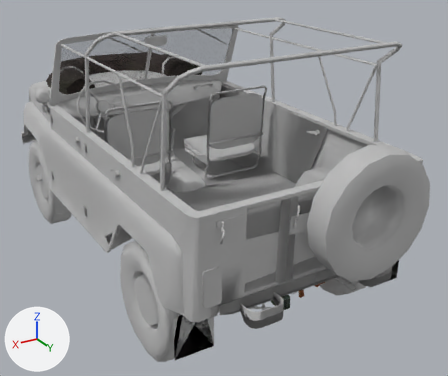
Before and after pictures for a commit that changed the OBJ model Assets/Models/car.obj.
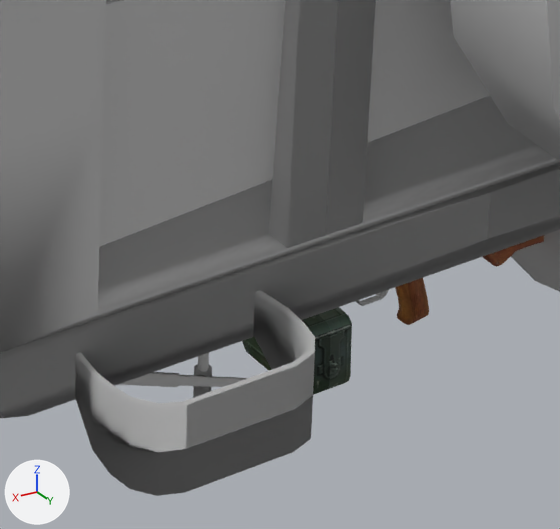
Each version appears first whole from a camera (50 mm lens) standing at (2.24, 3.17, 2.68) and looking at (-0.13, -0.79, 0.7), and next in a close-up on the part from 51% to 73% of the width and 64% to 89% of the height. Lighting does not change. The marker at lower left points along +X, +Y and +Z. Where no turn or scale is listed for an object, it has been applied to the vertices.

In view in the first close-up: 'UAZ_469_v2', 'UAZ_469_v2.001'.
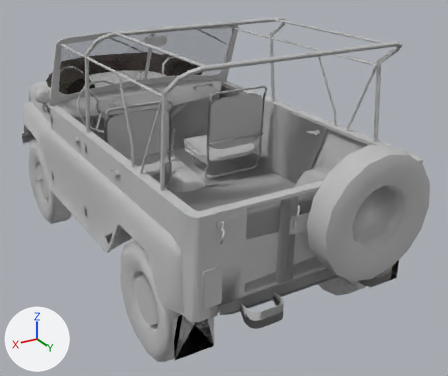
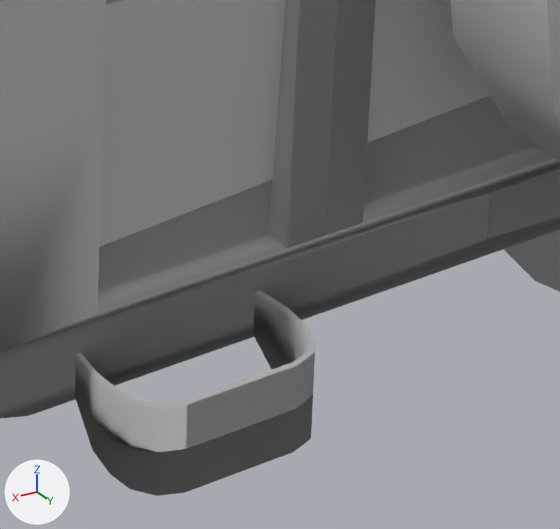
Pixel boxes (x1, y1, x2, y2) of what changed, in the close-ups (560 x 529 px):
```json
{"object": "UAZ_469_v2.001", "change": "deleted", "before": [118, 235, 544, 398], "faces in mat_group03 (picture img_pk_b_tga)": [242, 235, 544, 395], "faces in mat_group04 (its picture is missing)": [118, 290, 389, 387], "faces in mat_group01 (its picture is missing)": [193, 353, 212, 398]}
```

Edits to the scene script, one JSON object a line:
```json
{"op": "remove", "block": "ob_uaz_469_v2_001", "code": ["ob_uaz_469_v2_001 = bpy.data.objects.new('UAZ_469_v2.001', me_uaz_469_v2_001)", "ob_uaz_469_v2_001.location = (0.0, 0.0, 0.0)"]}
```
